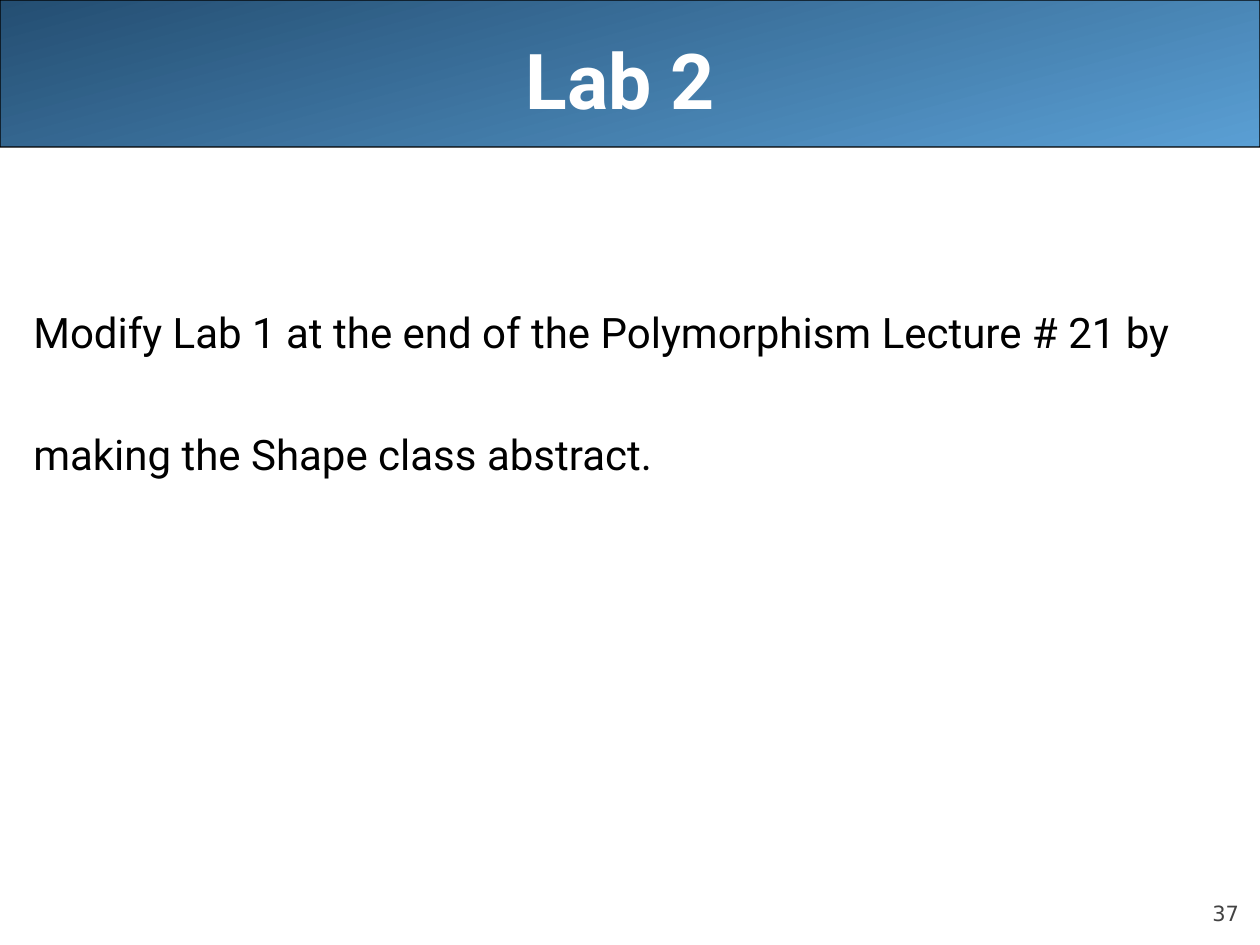
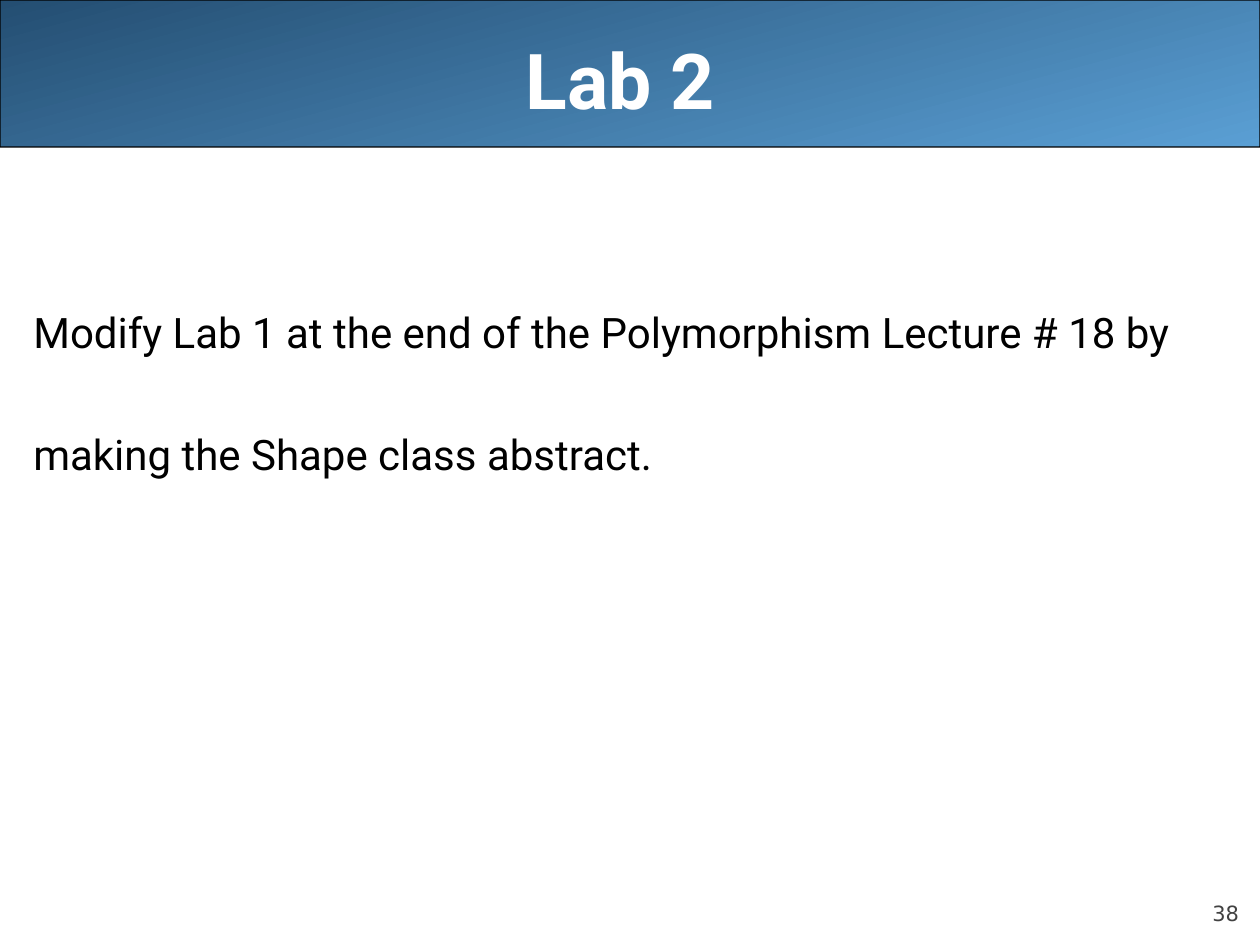
Before and after one commit to LongBaoNguyen/longbaonguyen.github.io, a slide deck: slide 38 of courses/apcsa/lecture20.ppt (slide 37 before the commit). Drawn at 1260x945 pixels with LibreOffice and Linux fonts; fonts in the diff are those of the drawing. Boxes give left, top, right and bottom in pixels: in the first picture for what was removed or moved away, otherwise in the second. Text is boxed around its words. In the diff, an @@ line names an element or a change of style, - is before the commit and + after.

```diff
--- a/courses/apcsa/lecture20.ppt
+++ b/courses/apcsa/lecture20.ppt
@@ text at <box>33,316,1169,357</box>: text changed @@
-Modify Lab 1 at the end of the Polymorphism Lecture # 21 by
+Modify Lab 1 at the end of the Polymorphism Lecture # 18 by
@@ page number at <box>1212,905,1239,922</box>: text changed @@
-37
+38
```
Also in this commit, not shown: 36 other slides changed, 1 slide added, 8 other files.
